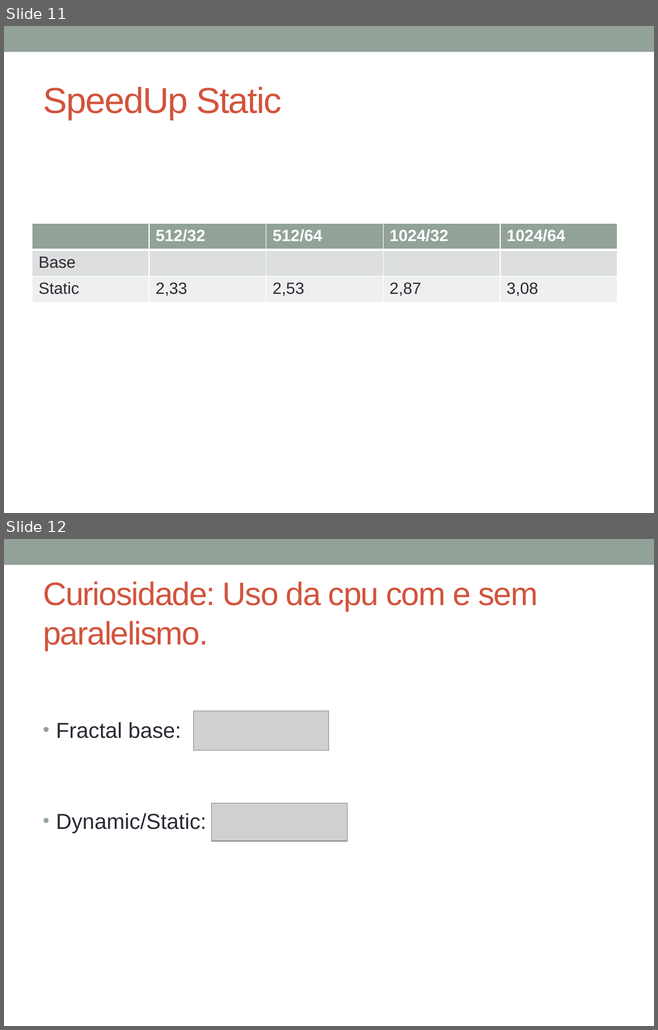
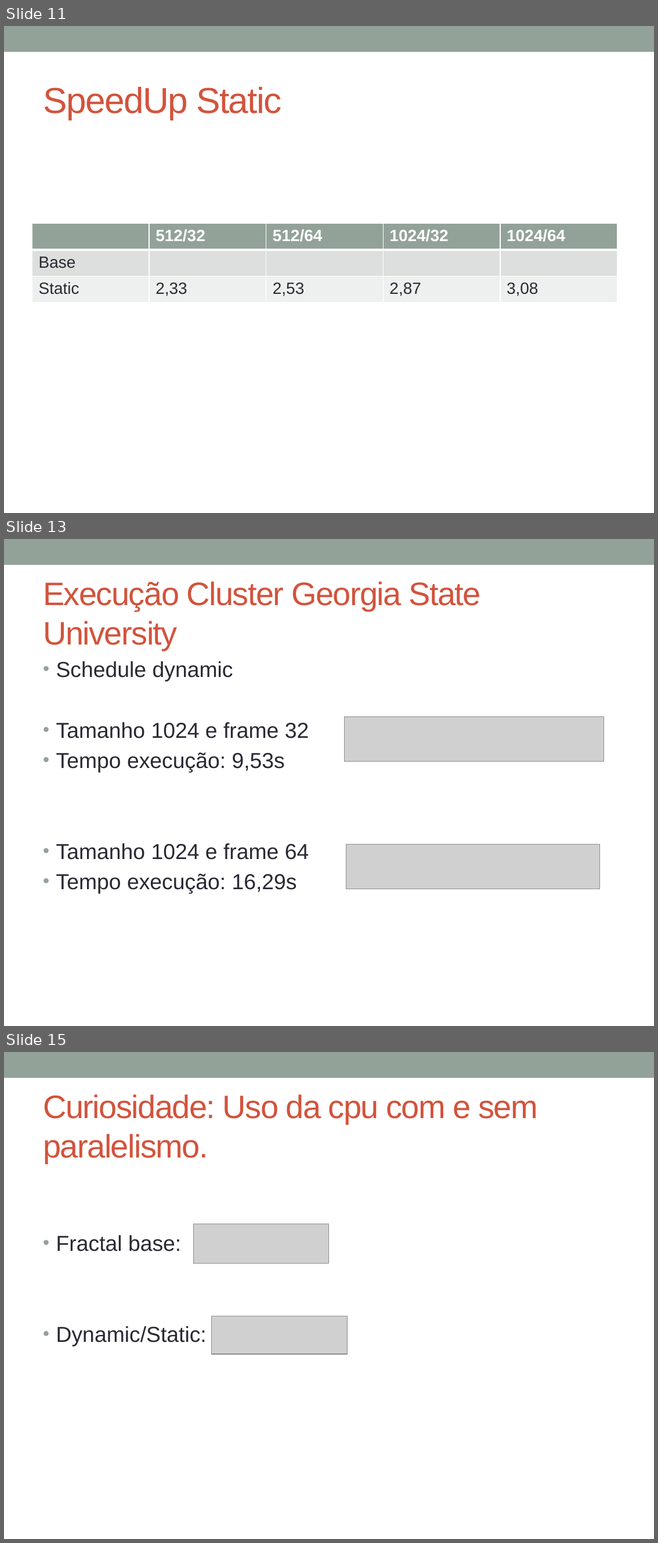
Before and after one commit to henrvelho/elc139-2019a, a slide deck: trabalhos/t4/slides.pptx. Shown one above the other, each under a label of ours: slides 11 and 12 before the commit, slides 11, 13 and 15 after it; the slides between them are not shown. The pictures are 658x1030 and 658x1543 pixels, drawn with LibreOffice and Linux fonts; fonts in the diff are those of the drawing; grey boxes stand for pictures. Boxes give left, top, right and bottom in pixels: in the first picture for what was removed or moved away, otherwise in the second. Text is boxed around its words. In the diff, an @@ line names an element or a change of style, - is before the commit and + after.

```diff
--- a/trabalhos/t4/slides.pptx
+++ b/trabalhos/t4/slides.pptx
@@ slide 13 added at [4,539,654,1026], background #FFFFFF; not listed: 1 template element that a slide beside it also shows @@
@@ title added at [43,581,480,650], 36 pt, text #D2533C @@
+Execução Cluster Georgia State University
@@ text added at [56,661,309,894], 24 pt, text #292934 @@
+• Schedule dynamic
+• Tamanho 1024 e frame 32
+• Tempo execução: 9,53s
+• Tamanho 1024 e frame 64
+• Tempo execução: 16,29s
@@ picture added at [344,717,604,762] @@
@@ picture added at [346,844,600,889] @@
@@ what was slide 12 is now slide 15 @@
```
Also in this commit, not shown: 2 other slides added, 2 other files.
